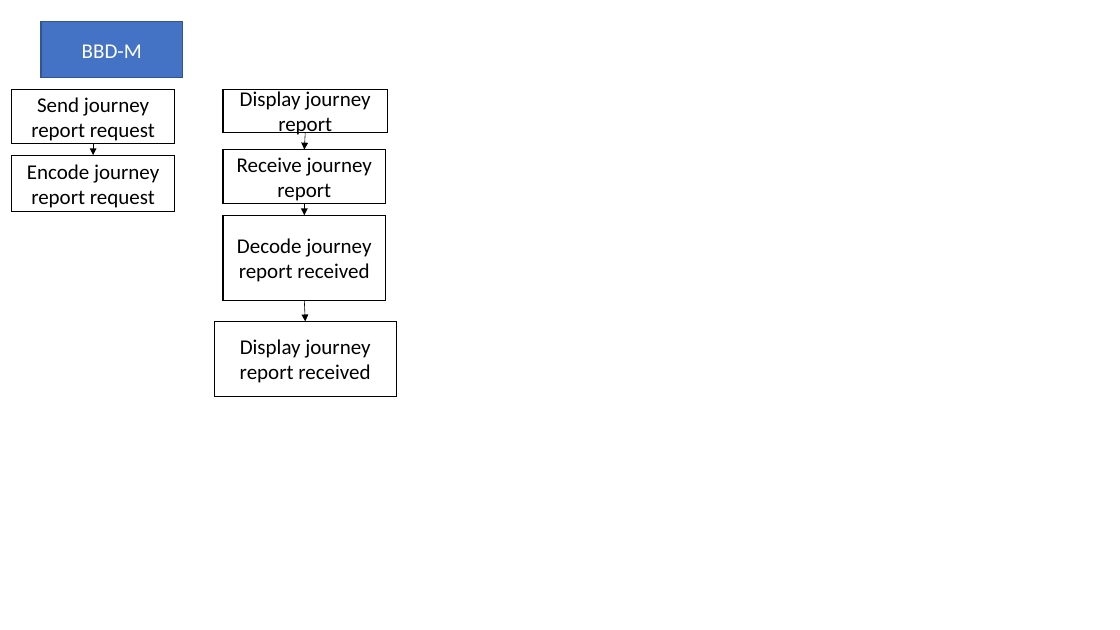
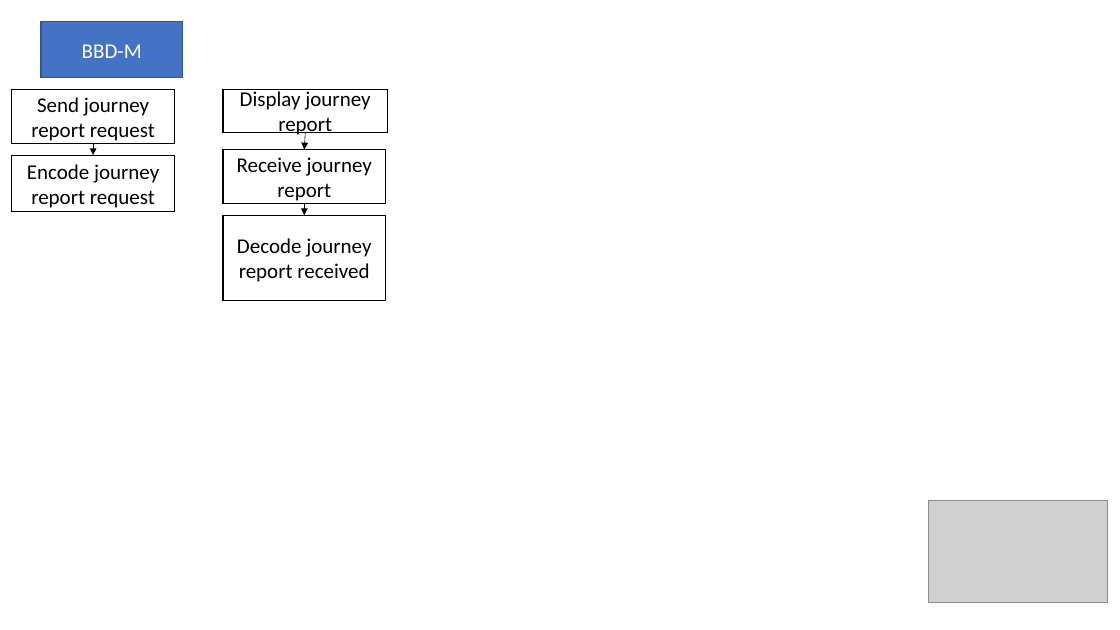
Before and after one commit to st970703/Software_Architecture_Report, a slide deck: slide 4 of Big Brother Driver Diagrams.pptx. Drawn at 1120x630 pixels with LibreOffice and Linux fonts; fonts in the diff are those of the drawing; grey boxes stand for pictures. Boxes give left, top, right and bottom in pixels: in the first picture for what was removed or moved away, otherwise in the second. Text is boxed around its words. In the diff, an @@ line names an element or a change of style, - is before the commit and + after.

```diff
--- a/Big Brother Driver Diagrams.pptx
+++ b/Big Brother Driver Diagrams.pptx
@@ rectangle removed at (214,322,397,397) @@
-Display journey report received
@@ arrow removed from (304, 300) to (305, 322) @@
@@ picture added at (928,501,1107,603) @@
```
Also in this commit, not shown: 3 other slides changed, 4 slides added, 1 slide removed, 2 other files.
